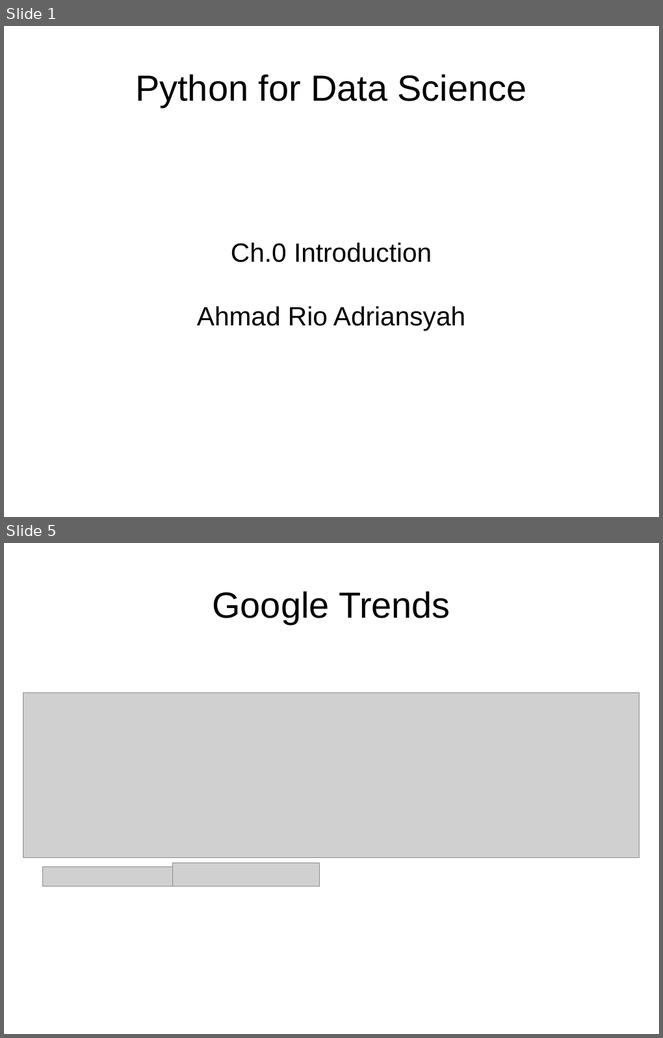
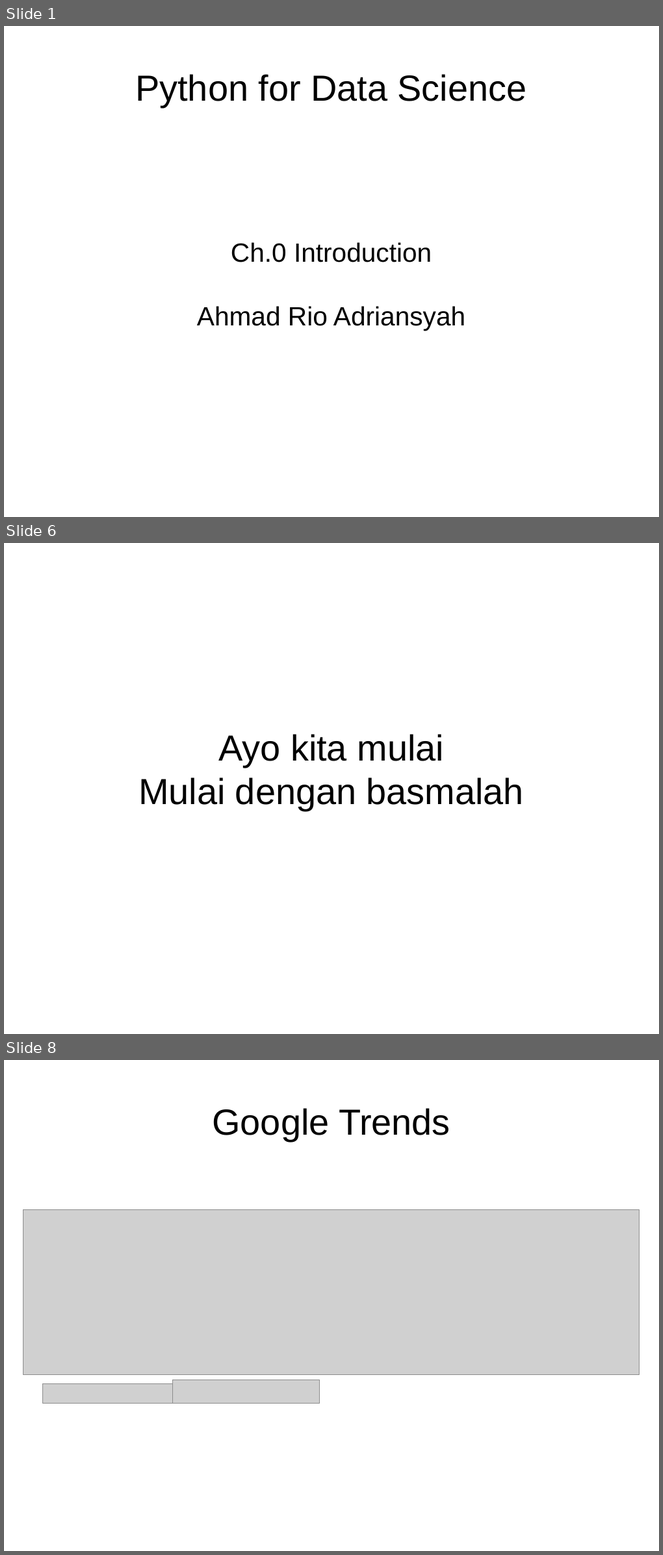
Before and after one commit to Arasy/SlidePythonDataScience, a slide deck: Ch0-Intro.odp. Shown one above the other, each under a label of ours: slides 1 and 5 before the commit, slides 1, 6 and 8 after it; the slides between them are not shown. The pictures are 663x1038 and 663x1555 pixels, drawn with LibreOffice and Linux fonts; fonts in the diff are those of the drawing; grey boxes stand for pictures. Boxes give left, top, right and bottom in pixels: in the first picture for what was removed or moved away, otherwise in the second. Text is boxed around its words. In the diff, an @@ line names an element or a change of style, - is before the commit and + after.

```diff
--- a/Ch0-Intro.odp
+++ b/Ch0-Intro.odp
@@ slide 6 added at <box>4,543,659,1034</box>, background #FFFFFF @@
@@ title added at <box>139,734,524,811</box>, 44 pt, text #000000 @@
+Ayo kita mulai
+Mulai dengan basmalah
@@ what was slide 5 is now slide 8 @@
```
Also in this commit, not shown: 2 slides changed, 3 other slides added, 1 slide removed.
